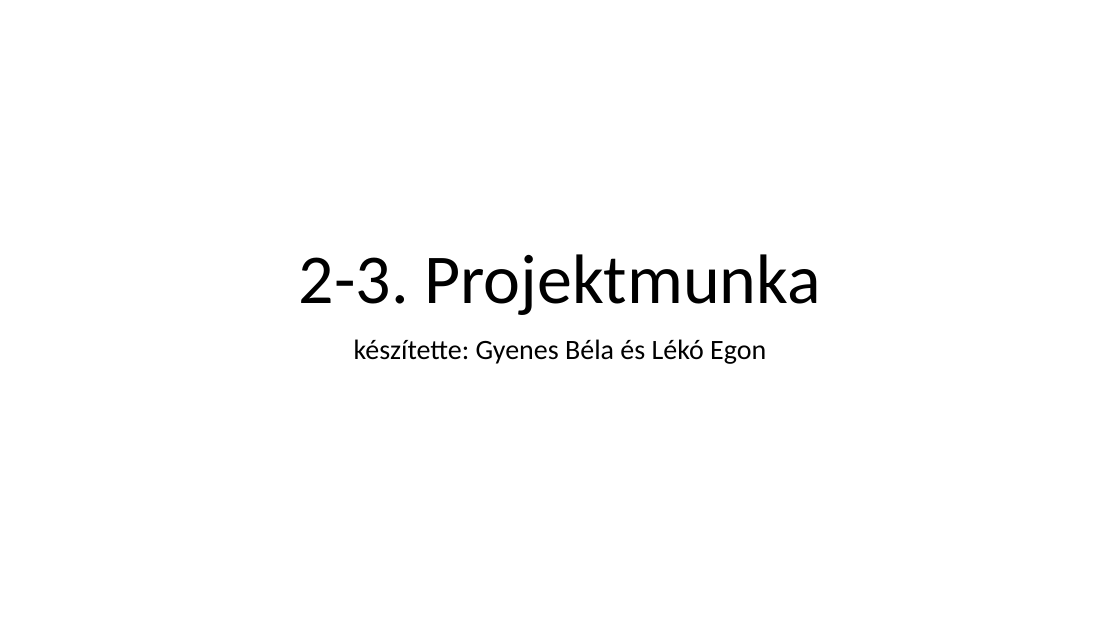
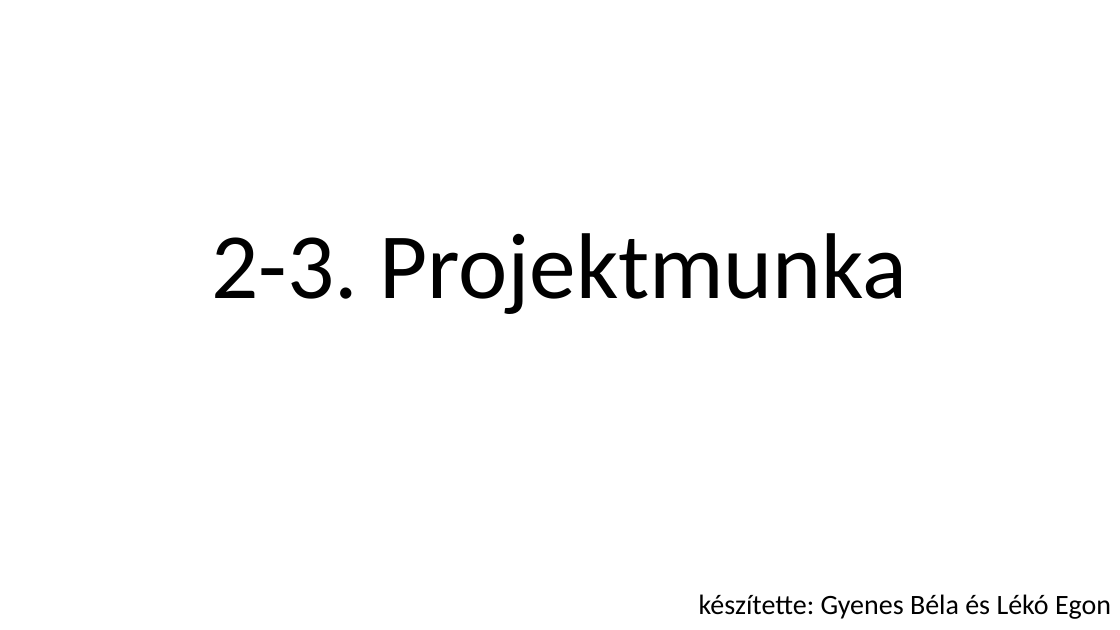
Before and after one commit to belain3d/halozatProjektek, a slide deck: slide 1 of 2-3-Projektmunka.pptx. Drawn at 1120x630 pixels with LibreOffice and Linux fonts; fonts in the diff are those of the drawing. Boxes give left, top, right and bottom in pixels: in the first picture for what was removed or moved away, otherwise in the second. Text is boxed around its words. In the diff, an @@ line names an element or a change of style, - is before the commit and + after.

```diff
--- a/2-3-Projektmunka.pptx
+++ b/2-3-Projektmunka.pptx
@@ title "2-3. Projektmunka" at (212,233,907,314): size 60 to 80 pt @@
@@ subtitle "készítette: Gyenes Béla és Lékó ...": place and size @@
-subtitle "készítette: Gyenes Béla és Lékó ..." at (354,339,766,364)
+subtitle "készítette: Gyenes Béla és Lékó ..." at (699,594,1111,619)
```
Also in this commit, not shown: 6 other slides changed.
